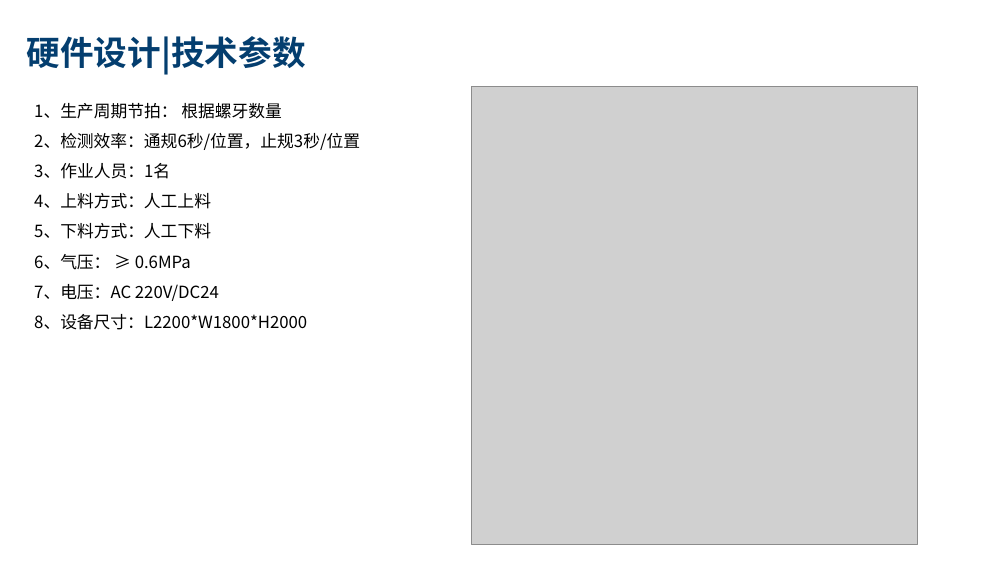
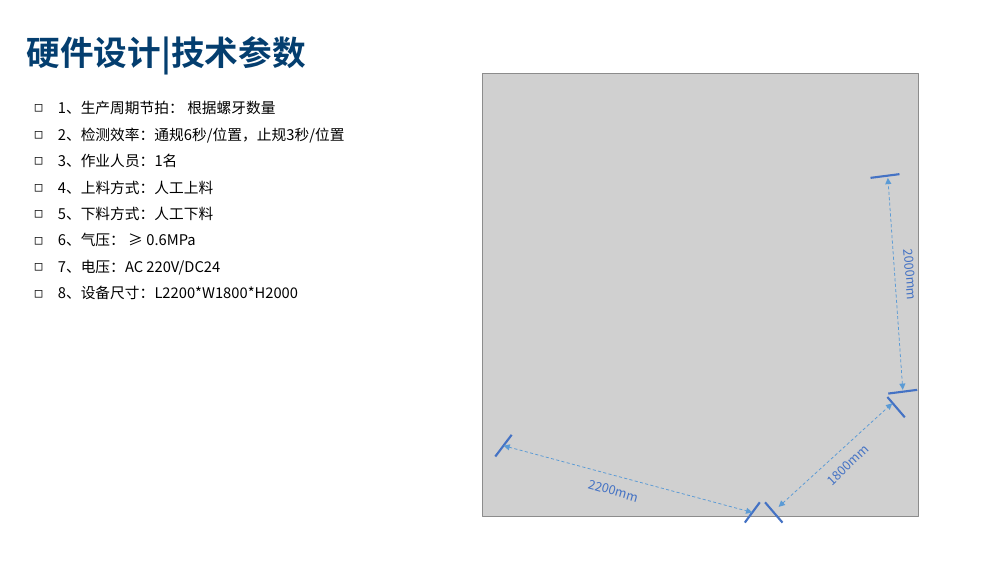
Before and after one commit to wanglvhh/Solution_2021, a slide deck: slide 8 of 2022/01/BOYD 大幅面散热板外观测量检测项目/BOYD-散热板外观检测解决方案 新版V1.0.0.1.pptx. Drawn at 1008x567 pixels with LibreOffice and Linux fonts; fonts in the diff are those of the drawing; grey boxes stand for pictures; background and template pictures are left out. Boxes give left, top, right and bottom in pixels: in the first picture for what was removed or moved away, otherwise in the second. Text is boxed around its words. In the diff, an @@ line names an element or a change of style, - is before the commit and + after.

Commit message:
Update BOYD 大幅面散热板外观测量检测项目

```diff
--- a/2022/01/BOYD 大幅面散热板外观测量检测项目/BOYD-散热板外观检测解决方案 新版V1.0.0.1.pptx
+++ b/2022/01/BOYD 大幅面散热板外观测量检测项目/BOYD-散热板外观检测解决方案 新版V1.0.0.1.pptx
@@ text "1、生产周期节拍： 根据螺牙数量" at (58,100,345,300): size 16 to 14 pt; bullet none to ◻ @@
@@ picture: place and size @@
-picture at (472,86,918,544)
+picture at (482,73,919,517)
@@ group added at (495,174,922,523): 6 lines, 3 double arrows, 3 texts @@
+2200mm
+1800mm
+2000mm
```
Also in this commit, not shown: 12 other slides changed, 11 other files.
